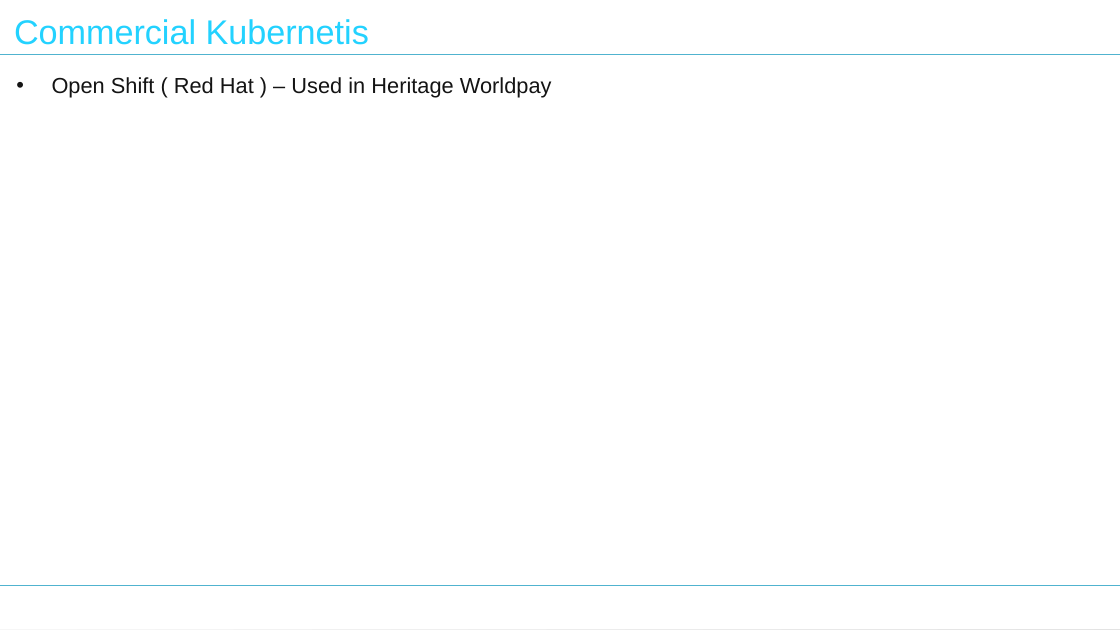
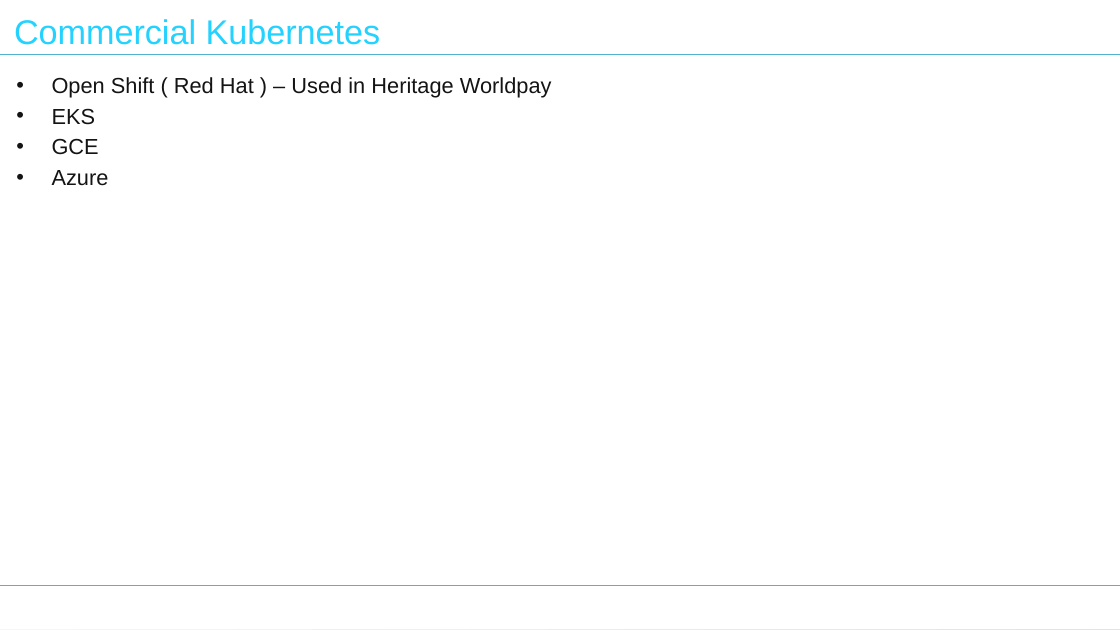
Before and after one commit to nilaybose/minikubedemo, a slide deck: slide 18 of Tech Talk - Kubernetes.pptx (slide 15 before the commit). Drawn at 1120x630 pixels with LibreOffice and Linux fonts; fonts in the diff are those of the drawing. Boxes give left, top, right and bottom in pixels: in the first picture for what was removed or moved away, otherwise in the second. Text is boxed around its words. In the diff, an @@ line names an element or a change of style, - is before the commit and + after.

```diff
--- a/Tech Talk - Kubernetes.pptx
+++ b/Tech Talk - Kubernetes.pptx
@@ title at box(14, 19, 381, 45): text changed @@
-Commercial Kubernetis
+Commercial Kubernetes
@@ text at box(52, 108, 109, 186): paragraphs added @@
+• EKS
+• GCE
+• Azure
```
Also in this commit, not shown: 4 other slides changed, 3 slides added.
